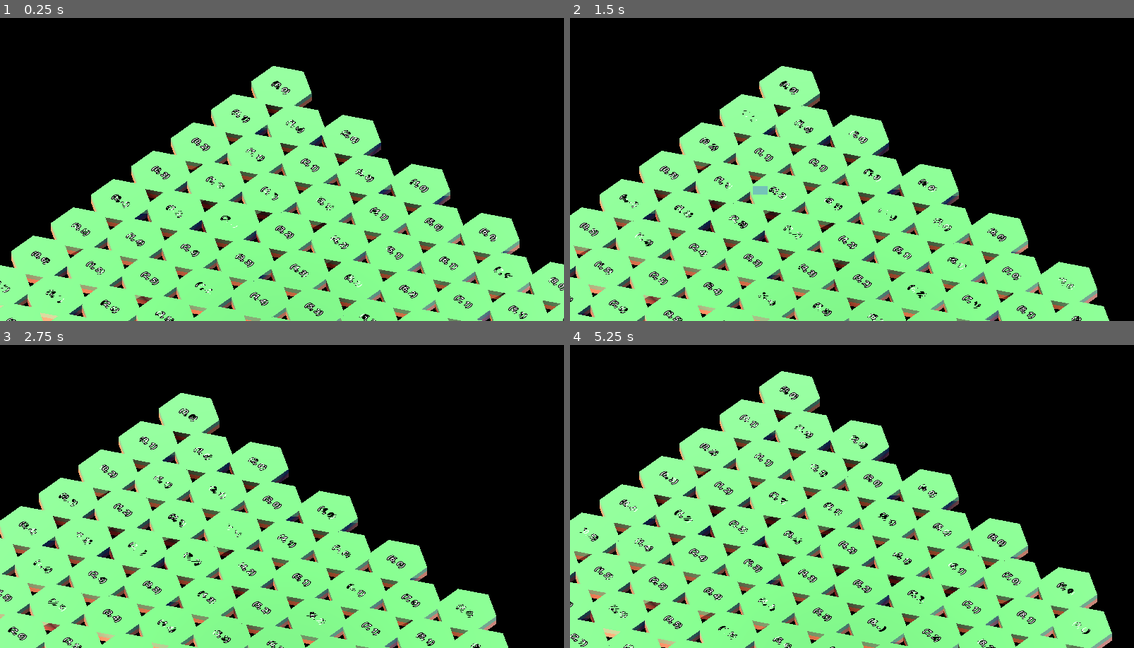
Above: before the commit, frames 1-4 (two rows, left to right).
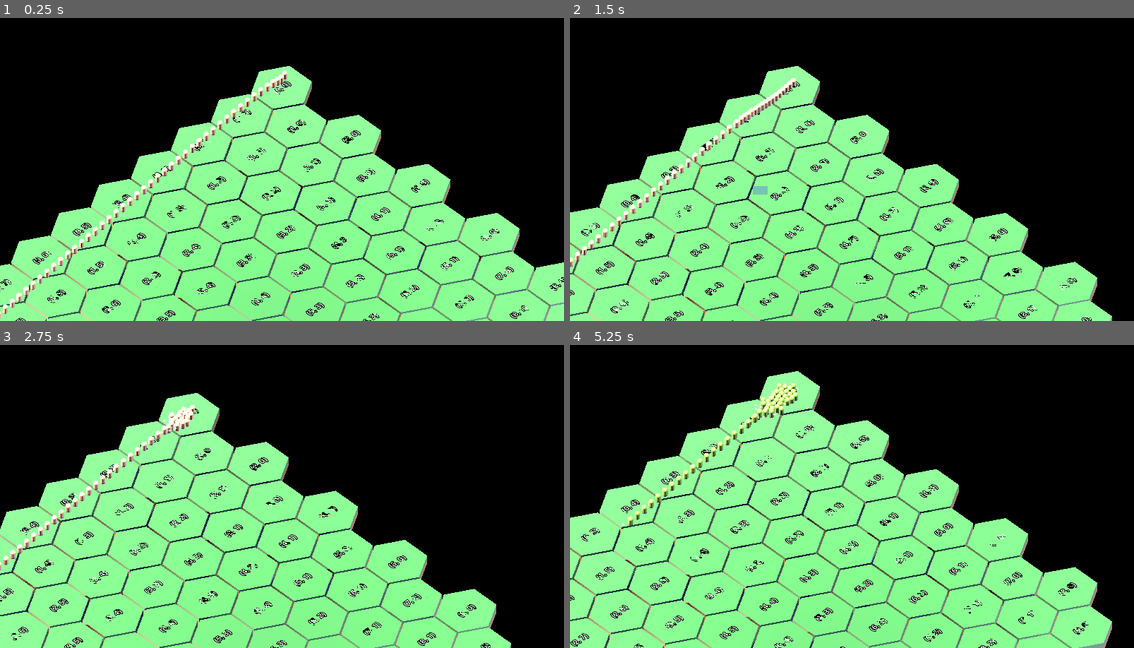
Above: after the commit, the same moments.

Repository: Luis-Arnold/Legends-of-Old
Game: Godot game, scene res://Content/Scenes/Map/Map3D.tscn
Same seed, same stepped clock (60 frames per second), same inputs: the game is played once before the commit and once after it.
Inputs (mouse positions are in pixels of both pictures, inside the frame that each line leads up to):
- Up to frame 1 (0.25 s): no input
- Up to frame 2 (1.5 s): tap Enter at 0.5 s; move the mouse to (976, 145) at 0.52 s; hold D 0.53-1.25 s; click (976, 145) at 0.67 s; tap Space at 0.77 s; drag from (739, 178) to (823, 227) at 1.27 s
- Up to frame 3 (2.75 s): move the mouse to (338, 420) at 2.02 s; hold D from 2.03 s (still down)
- Up to frame 4 (5.25 s): release D at 2.75 s; drag from (823, 554) to (682, 441) at 2.77 s; move the mouse to (1021, 535) at 3.52 s; hold A 3.53-4.25 s; tap Space at 3.77 s; drag from (682, 441) to (767, 411) at 4.27 s; move the mouse to (880, 490) at 5.02 s; hold S from 5.03 s (still down); click (880, 490) at 5.17 s

The runs differ from the first frame. In frame 1, 12% of the frame differs, in the area x 0-100%, y 15-100%; in frame 2, 11%; in frame 3, 11%; in frame 4, 13%, in the area x 0-97%, y 8-100%.
Error before the commit: Parse Error: Could not preload resource file "res://Content/Scenes/Soldier/Leader3D.tscn". (res://Content/Scenes/Unit/Unit3D.gd:3)

Commit message:
X Corrupted Leader

Diff:
--- a/Content/Scenes/Map/Map3D.gd
+++ b/Content/Scenes/Map/Map3D.gd
@@ -6,7 +6,7 @@
 @export_category('Scenes')
 var grassScene: PackedScene = preload("res://Content/Scenes/Map/Terrain/Grass.tscn")
 var soldierScene: PackedScene = preload('res://Content/Scenes/Soldier/Soldier3D.tscn')
-var leaderScene: PackedScene = preload('res://Content/Scenes/Soldier/Leader3D.tscn')
+var leaderScene: PackedScene = preload('res://Content/Scenes/Soldier/Soldier3D.tscn')
 var unitScene: PackedScene = preload("res://Content/Scenes/Unit/Unit3D.tscn")
 
 @export_category('Helper variables')
--- a/Content/Scenes/Soldier/Leader3D.tscn
+++ /dev/null
@@ -1,31 +0,0 @@
-[gd_scene load_steps=6 format=3 uid="uid://3xb80v0ajqky"]
-
-[ext_resource type="PackedScene" uid="uid://crw7urmnlllb6" path="res://Content/Scenes/Soldier/Soldier3D.tscn" id="1_sp3po"]
-[ext_resource type="Script" path="res://Content/Scenes/Soldier/Leader3D.gd" id="2_xw0sy"]
-
-[sub_resource type="CylinderMesh" id="CylinderMesh_wf8wt"]
-top_radius = 0.1
-bottom_radius = 0.1
-height = 3.0
-
-[sub_resource type="StandardMaterial3D" id="StandardMaterial3D_wxq6t"]
-albedo_color = Color(0.643137, 0, 0.0784314, 1)
-
-[sub_resource type="BoxMesh" id="BoxMesh_xdy7q"]
-material = SubResource("StandardMaterial3D_wxq6t")
-size = Vector3(0.195, 1, 1)
-
-[node name="Soldier3D" instance=ExtResource("1_sp3po")]
-script = ExtResource("2_xw0sy")
-
-[node name="FlagNode" type="Node3D" parent="." index="5"]
-unique_name_in_owner = true
-
-[node name="FlagPole" type="MeshInstance3D" parent="FlagNode" index="0"]
-transform = Transform3D(1, 0, 0, 0, 1, 0, 0, 0, 1, 0.576891, 1.33204, 0.509681)
-mesh = SubResource("CylinderMesh_wf8wt")
-skeleton = NodePath("../..")
-
-[node name="Flag" type="MeshInstance3D" parent="FlagNode/FlagPole" index="0"]
-transform = Transform3D(1, 0, 0, 0, 1, 0, 0, 0, 1, 0, 0.993147, -0.506519)
-mesh = SubResource("BoxMesh_xdy7q")
--- a/Content/Scenes/Unit/Unit3D.gd
+++ b/Content/Scenes/Unit/Unit3D.gd
@@ -1,6 +1,6 @@
 class_name Unit3D extends Node3D
 
-const leaderScene = preload("res://Content/Scenes/Soldier/Leader3D.tscn")
+const leaderScene = preload('res://Content/Scenes/Soldier/Soldier3D.tscn')
 const soldierScene = preload("res://Content/Scenes/Soldier/Soldier3D.tscn")
 
 @export var playerColor: PlayerUtil.playerColor
Renamed: Content/Scenes/Soldier/Leader3D.gd -> Content/Scenes/Unit/Leader3D.gd
